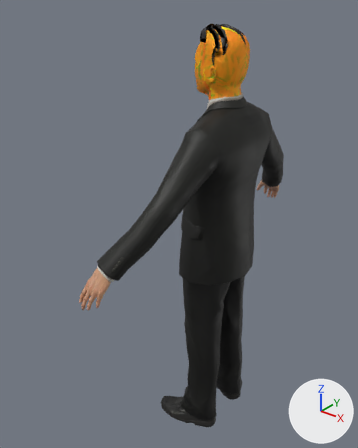
Two versions of the glTF model Web/people/real/seiko_suit_black.glb, one commit apart.
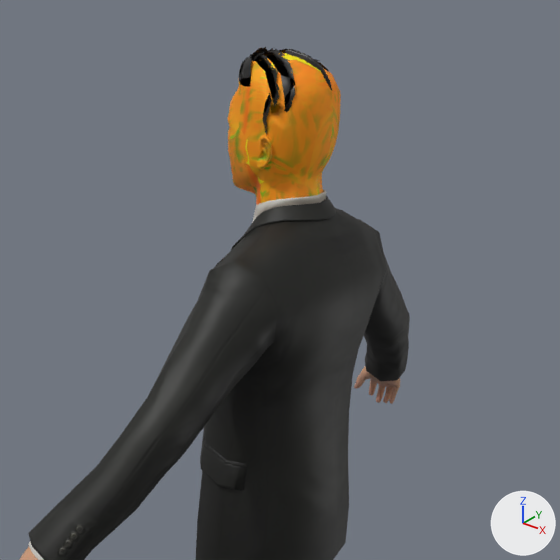
Each version appears first whole from a 50 mm lens placed at (1.059, -1.605, 2.847), pointed at (-0.174, -0.064, 1.891), and next in a close-up on the part from 23% to 100% of the width and 0% to 61% of the height. Every picture has the same lights, and +X, +Y and +Z are marked at lower right. The older version's two pictures come first. Where no turn or scale is listed for an object, it has been applied to the vertices. Vertices at exactly the same position are counted once.

Names of what the first close-up shows: 'm005_hipoly_81_bones_opacity'.
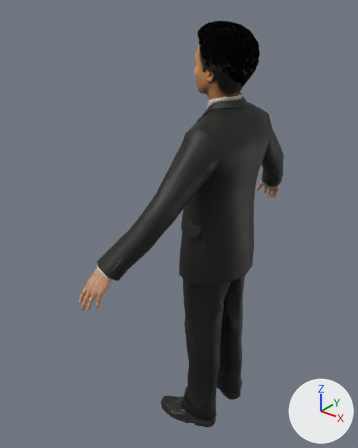
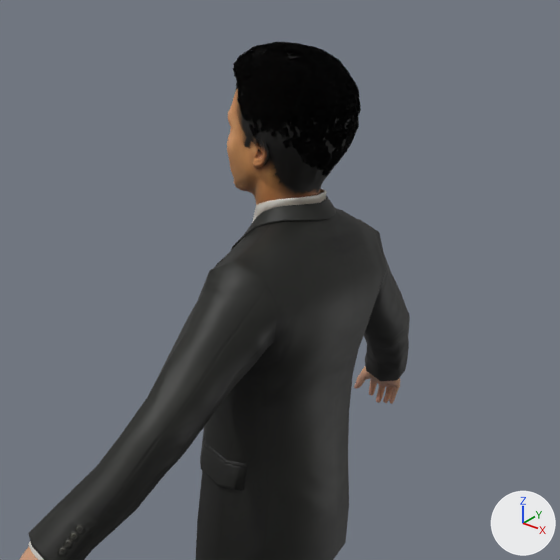
Changed parts and their boxes [x1, y1, x2, y2] in the close-ups (560 x 560 px):
'm005_hipoly_81_bones_opacity', surface changed, reshaped
    before: [19, 47, 410, 560]
    after: [19, 42, 410, 560]
part 1 of me_m005_hipoly_81_bones_opacity, built on
    before: [227, 47, 341, 205]
    after: [228, 42, 361, 205]
part 2 of me_m005_hipoly_81_bones_opacity, recoloured
    before: [228, 88, 278, 203]
    after: [227, 89, 312, 203]

The change, as a list of edits to the scene's bpy script:
```text
Change img_image_2:
    img_image_2: load_image('Image_2', '_unpacked/Image_2', 2048, 2048, 'sRGB') -> load_image('Image_2', '_unpacked/Image_2', 1024, 1024, 'Non-Color')
Add img_seiko_head_albedo:
    img_seiko_head_albedo = load_image('seiko_head_albedo', '_unpacked/seiko_head_albedo', 2048, 2048, 'sRGB')
Add img_seiko_head_orm:
    img_seiko_head_orm = load_image('seiko_head_orm', '_unpacked/seiko_head_orm', 1024, 1024, 'Non-Color')
Add img_seiko_head_normal:
    img_seiko_head_normal = load_image('seiko_head_normal', '_unpacked/seiko_head_normal', 1024, 1024, 'Non-Color')
Add img_seiko_hair_orm:
    img_seiko_hair_orm = load_image('seiko_hair_orm', '_unpacked/seiko_hair_orm', 1024, 1024, 'Non-Color')
Add img_seiko_hair_normal:
    img_seiko_hair_normal = load_image('seiko_hair_normal', '_unpacked/seiko_hair_normal', 1024, 1024, 'Non-Color')
Add img_seiko_hair_albedo:
    img_seiko_hair_albedo = load_image('seiko_hair_albedo', '_unpacked/seiko_hair_albedo', 1024, 1024, 'sRGB')
Change mat_m005_body:
    where n5 = _N.new('ShaderNodeTexImage'); n5.name = 'Image Texture.001'
    n5.image: img_image_5 -> img_image_2
Add mat_seiko_head:
    mat_seiko_head = bpy.data.materials.new('seiko_head')
    # uses the picture img_seiko_head_albedo
    # uses the picture img_seiko_head_normal
    # uses the picture img_seiko_head_orm
Add mat_seiko_hair:
    mat_seiko_hair = bpy.data.materials.new('seiko_hair')
    # uses the picture img_seiko_hair_albedo
    # uses the picture img_seiko_hair_normal
    # uses the picture img_seiko_hair_orm
Change me_m005_hipoly_81_bones_opacity:
    used by ob_m005_hipoly_81_bones_opacity; location = (0.0, 0.0, 0.895)
    remove me_m005_hipoly_81_bones_opacity.from_pydata(...)  # 3676 vertices, 7225 faces; spans x -0.21..0.15, y -0.67..0.67, z 0.0..1.82
    add me_m005_hipoly_81_bones_opacity.from_pydata(...)  # 26829 vertices, 24368 faces; spans x -0.21..0.15, y -0.67..0.67, z 0.0..1.83
    me_m005_hipoly_81_bones_opacity part 1: 190 vertices moved within x -0.14..0.03, y -0.09..0.09, z 1.58..1.82; 648 vertices removed from x -0.14..0.08, y -0.09..0.09, z 1.5..1.81; 23801 vertices added at x -0.14..0.12, y -0.11..0.11, z 1.5..1.83
    me_m005_hipoly_81_bones_opacity part 2: 255 faces spanning x -0.14..0.01, y -0.09..0.09, z 1.52..1.76 switch from mat_graft_m008_head to mat_seiko_head
    remove me_m005_hipoly_81_bones_opacity.materials.append(mat_graft_m008_opacity)
    add me_m005_hipoly_81_bones_opacity.materials.append(mat_seiko_hair)
```
